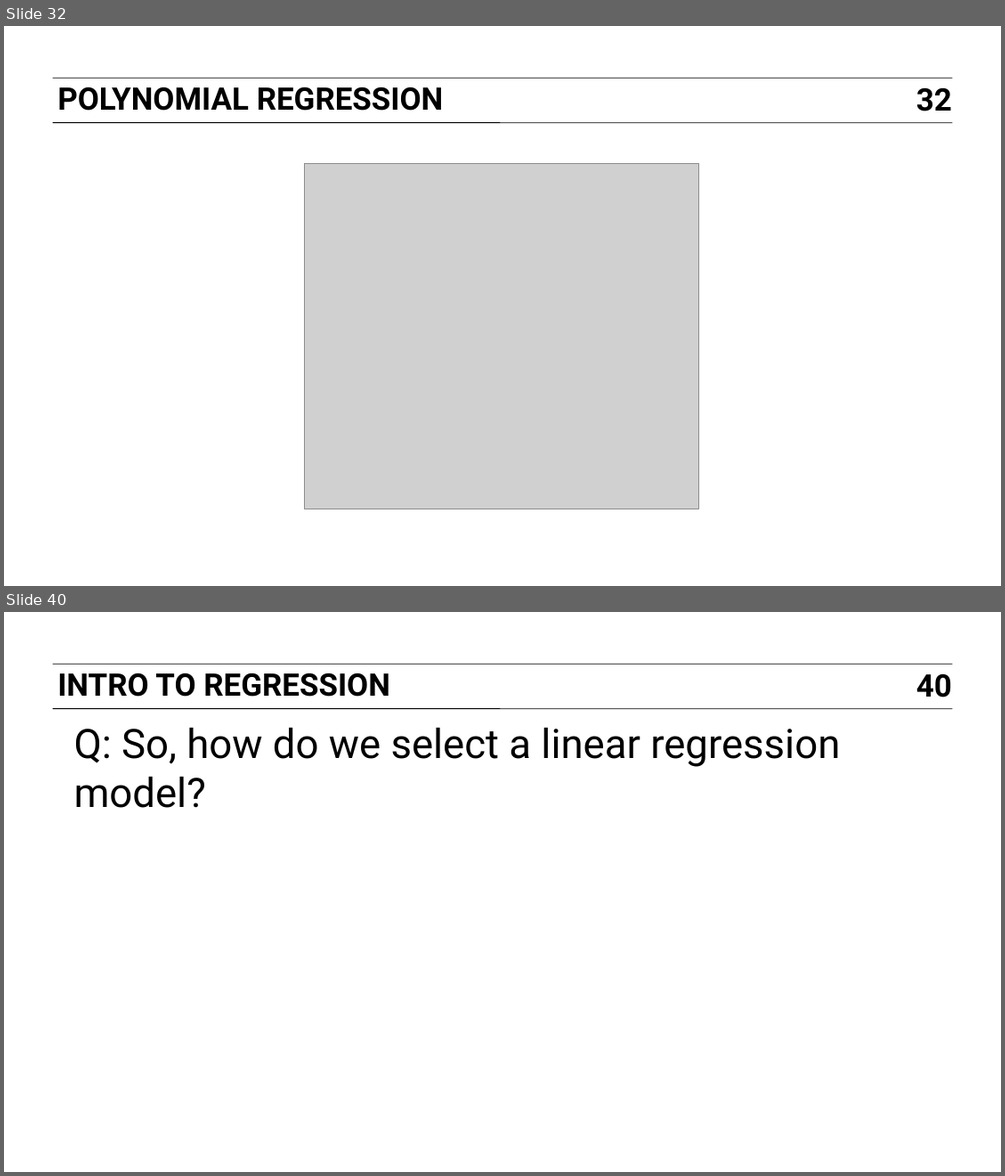
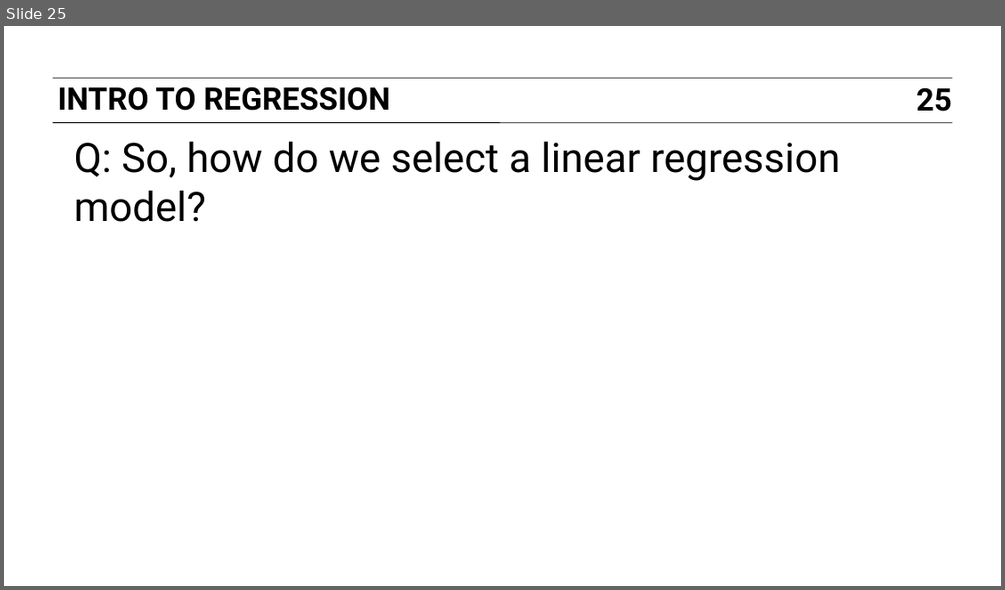
Before and after one commit to ajschumacher/gadsdc, a slide deck: 09-linear_R/slides.pptx. Shown one above the other, each under a label of ours: slides 32 and 40 before the commit, slide 25 after it; the slides between them are not shown. The pictures are 1005x1176 and 1005x590 pixels, drawn with LibreOffice and Linux fonts; fonts in the diff are those of the drawing; grey boxes stand for pictures. Boxes give left, top, right and bottom in pixels: in the first picture for what was removed or moved away, otherwise in the second. Text is boxed around its words. In the diff, an @@ line names an element or a change of style, - is before the commit and + after.

```diff
--- a/09-linear_R/slides.pptx
+++ b/09-linear_R/slides.pptx
@@ slide 32 removed at box(4, 26, 1001, 586), background #FFFFFF; not listed: 2 template elements that a slide beside it also shows @@
@@ text removed at box(57, 87, 444, 111) @@
-POLYNOMIAL REGRESSION
@@ page number removed at box(916, 87, 952, 111) @@
-32
@@ picture removed at box(304, 164, 699, 508) @@
@@ what was slide 40 is now slide 25 @@
@@ page number at box(916, 87, 952, 111): text changed @@
-40
+25
```
Also in this commit, not shown: 2 slides changed, 14 other slides removed, 3 other files.
